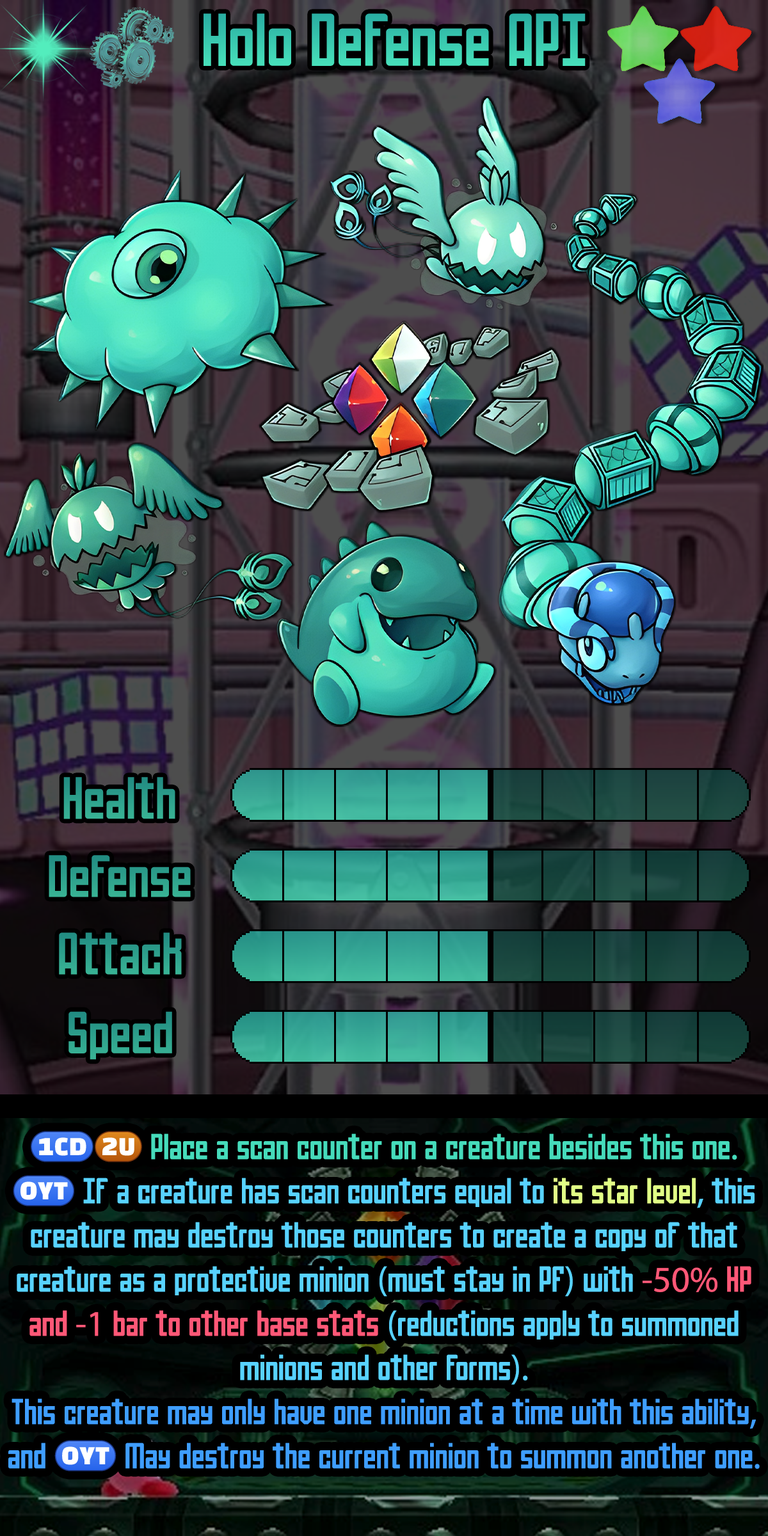
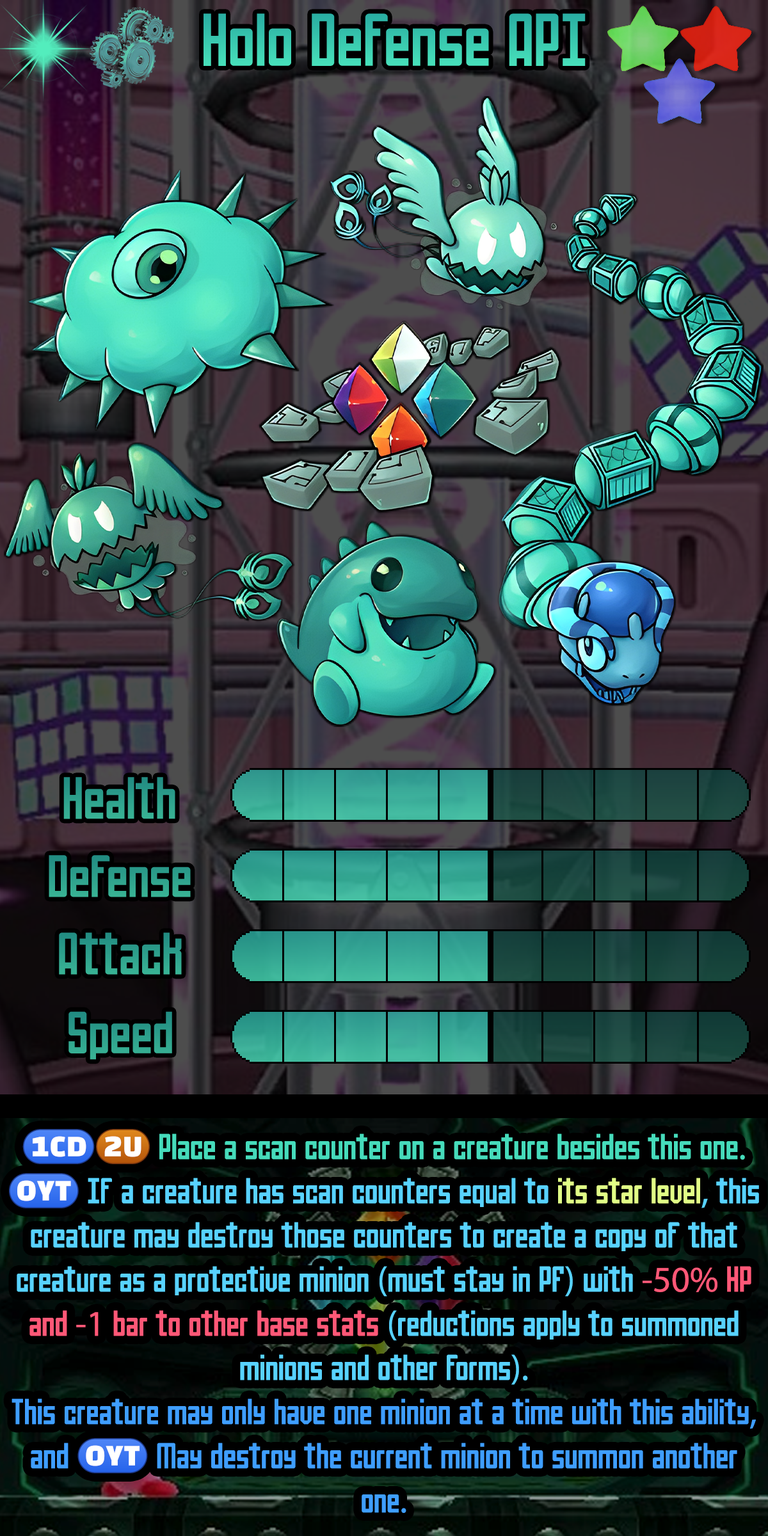
Comparing the layer stacks of the two 768×1536 images. Changes:
painted on "Ability" over [8,1128,760,1513]
